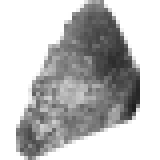
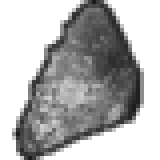
Comparing the layer stacks of the two w=160, h=160 images. Changes:
added layer "outline" above "Pasted Layer" over left=12, top=0, right=144, bottom=160
